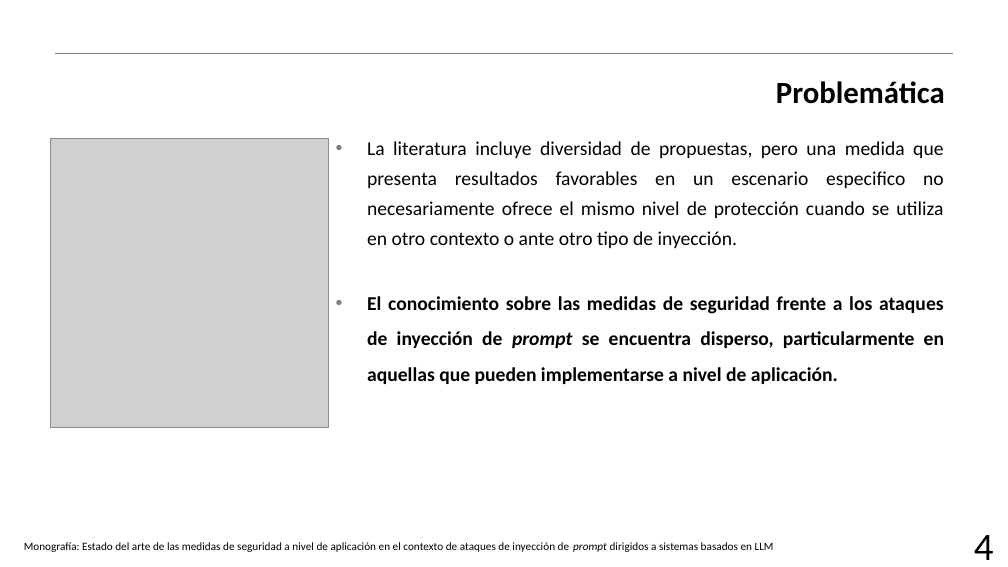
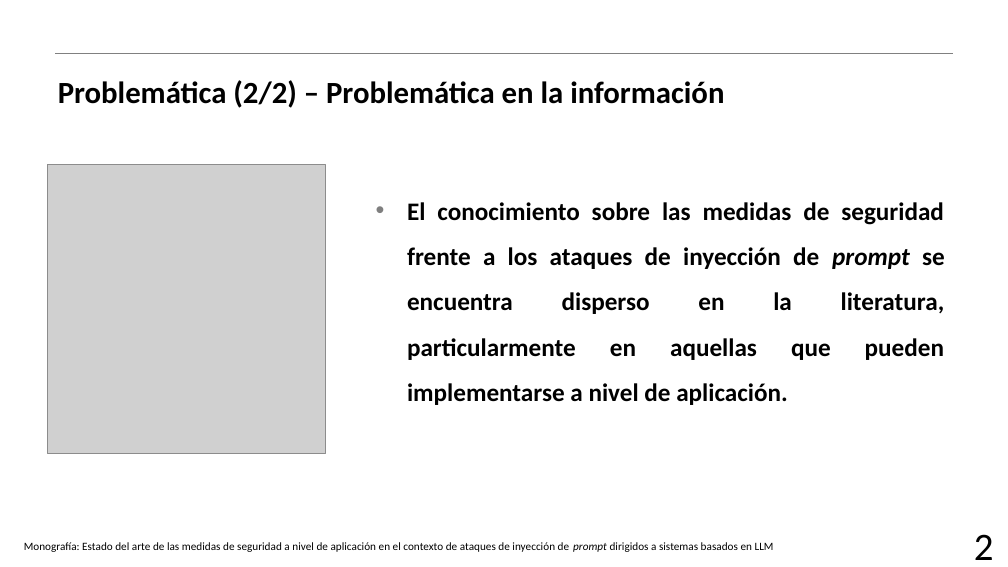
Before and after one commit to AJRx26/semestreVII, a slide deck: slide 3 of proyectoguiado/protocoloRSL/18(RSL)_NunezSanchezAbraham.pptx (slide 2 before the commit). Drawn at 1008x567 pixels with LibreOffice and Linux fonts; fonts in the diff are those of the drawing; grey boxes stand for pictures; background and template pictures are left out. Boxes give left, top, right and bottom in pixels: in the first picture for what was removed or moved away, otherwise in the second. Text is boxed around its words. In the diff, an @@ line names an element or a change of style, - is before the commit and + after.

```diff
--- a/proyectoguiado/protocoloRSL/18(RSL)_NunezSanchezAbraham.pptx
+++ b/proyectoguiado/protocoloRSL/18(RSL)_NunezSanchezAbraham.pptx
@@ title at [58,80,724,108]: text changed @@
-Problemática
+Problemática (2/2) – Problemática en la información
@@ picture: place and size @@
-picture at [50,139,329,428]
+picture at [47,164,326,454]
@@ text at [407,202,945,405]: text changed; size 14 to 18 pt; bold on @@
-• La literatura incluye diversidad de propuestas, pero una medida que presenta resultados favorables en un escenario especifico no necesariamente ofrece el mismo nivel de protección cuando se utiliza en otro contexto o ante otro tipo de inyección.
-• El conocimiento sobre las medidas de seguridad frente a los ataques de inyección de prompt se encuentra disperso, particularmente en aquellas que pueden implementarse a nivel de aplicación.
+• El conocimiento sobre las medidas de seguridad frente a los ataques de inyección de prompt se encuentra disperso en la literatura, particularmente en aquellas que pueden implementarse a nivel de aplicación.
@@ text at [974,534,994,560]: text changed @@
-4
+2
```
Also in this commit, not shown: 16 other slides changed, 6 slides added, 1 slide removed, 5 other files.
